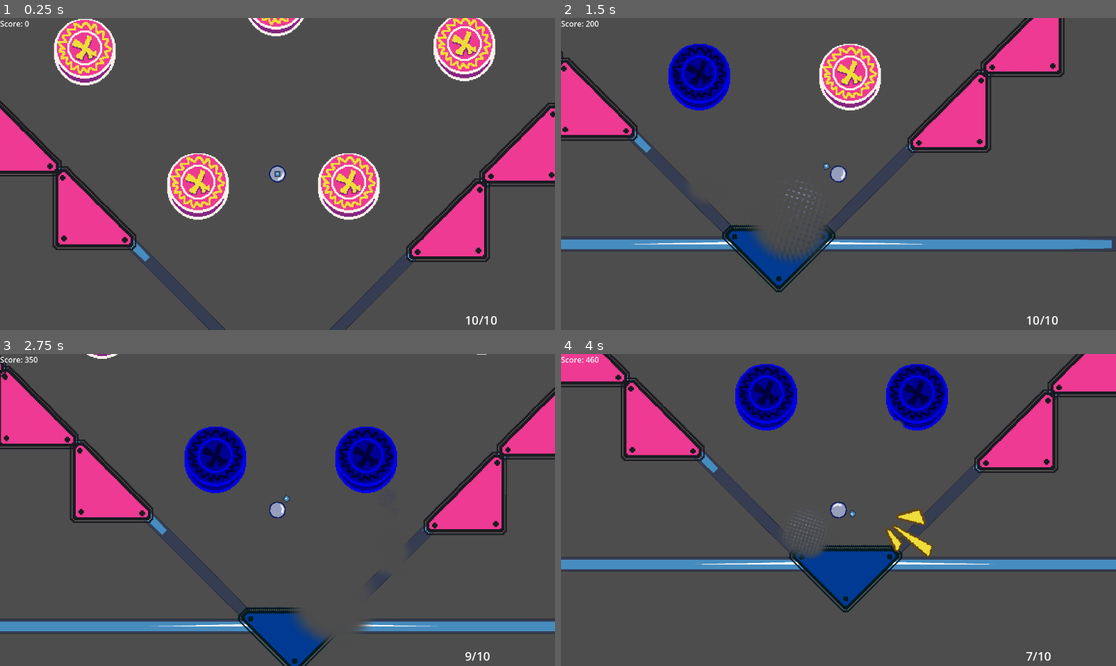
Above: before the commit, frames 1-4 (two rows, left to right).
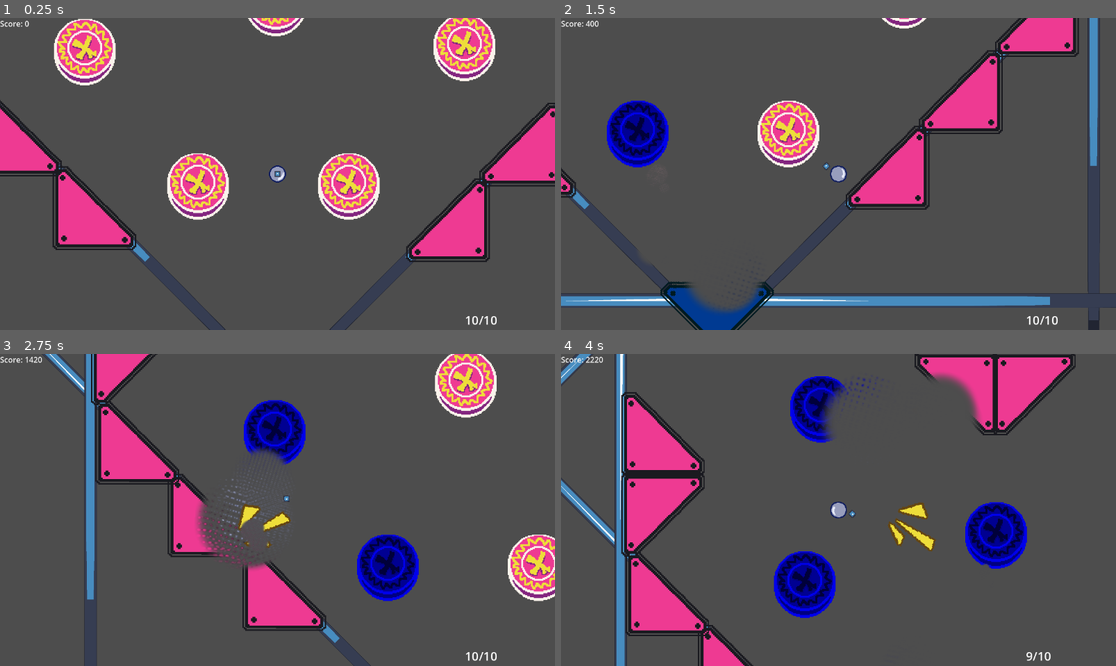
Above: after the commit, the same moments.

Repository: HjalteTagmose/Winball
Game: Godot game, scene res://scenes/main.tscn
Same seed, same stepped clock (60 frames per second), same inputs: the game is played once before the commit and once after it. The engine's default icon, where the game draws it, is replaced by a stand-in: a white triangle on a blue panel in a dark square.
Inputs (mouse positions are in pixels of both pictures, inside the frame that each line leads up to):
- Up to frame 1 (0.25 s): no input
- Up to frame 2 (1.5 s): tap Enter (ui_accept) at 0.5, 0.77 s; move the mouse to (1071, 320) at 0.52 s; tap Space (launch) at 0.6 s; move the mouse to (610, 27) at 1.27 s; tap S (aim_down) at 1.35 s
- Up to frame 3 (2.75 s): tap Enter (ui_accept) at 1.52 s; tap Space (launch) at 1.55, 2.3 s; move the mouse to (333, 441) at 2.02 s; tap A (aim_left) at 2.1 s
- Up to frame 4 (4 s): move the mouse to (810, 572) at 2.77 s; tap D (aim_right) at 2.85 s; tap Enter (ui_accept) at 3.02, 3.77 s; tap Space (launch) at 3.05, 3.8 s; move the mouse to (1005, 556) at 3.52 s; tap W (aim_up) at 3.6 s

The runs differ from the first frame. In frame 2, 26% of the frame differs, in the area x 0-100%, y 0-100%; in frame 3, 33%; in frame 4, 32%.

Commit message:
New exits

Diff:
--- /dev/null
+++ b/prefabs/Room props/exit.tscn
@@ -0,0 +1,16 @@
+[gd_scene load_steps=3 format=3 uid="uid://p5c72b14kda"]
+
+[ext_resource type="Script" uid="uid://wolxght5xpxr" path="res://scripts/rooms/room_exit.gd" id="1_5dr0n"]
+
+[sub_resource type="RectangleShape2D" id="RectangleShape2D_njsij"]
+size = Vector2(80, 20)
+
+[node name="Exit" type="Area2D"]
+collision_layer = 4
+collision_mask = 2
+script = ExtResource("1_5dr0n")
+
+[node name="CollisionShape2D" type="CollisionShape2D" parent="."]
+scale = Vector2(3, 1)
+shape = SubResource("RectangleShape2D_njsij")
+debug_color = Color(0.969563, 0.0144444, 0.451239, 0.42)
--- /dev/null
+++ b/prefabs/Singeltons/room_loader.tscn
@@ -0,0 +1,11 @@
+[gd_scene load_steps=4 format=3 uid="uid://bg03a5rh62oy5"]
+
+[ext_resource type="Script" uid="uid://byy3f8w3lbg2t" path="res://scripts/rooms/room_loader.gd" id="1_rwupa"]
+[ext_resource type="PackedScene" uid="uid://bgcnmju2c0r7w" path="res://prefabs/Rooms/starting_room.tscn" id="2_11qar"]
+[ext_resource type="PackedScene" uid="uid://ddnxaky5ipt7q" path="res://prefabs/Rooms/room_1.tscn" id="3_j3dd7"]
+
+[node name="RoomLoader" type="Node2D"]
+script = ExtResource("1_rwupa")
+roomCount = 1
+firstRoom = ExtResource("2_11qar")
+roomToSpawns = Array[PackedScene]([ExtResource("3_j3dd7")])
--- a/project.godot
+++ b/project.godot
@@ -19,6 +19,7 @@
 
 Global="*res://prefabs/Singeltons/global_node.tscn"
 GameCanvas="res://prefabs/Singeltons/game_canvas.tscn"
+RoomLoader="*res://prefabs/Singeltons/room_loader.tscn"
 
 [input]
 
--- a/scripts/Map props/Bumper.gd
+++ b/scripts/Map props/Bumper.gd
@@ -49,8 +49,6 @@
 
 
 func PlayParticle(collisionInfo: KinematicCollision2D):
-	print("KEKEKEKEKEE")
-
 	if(ParticleOnHit == null):
 		return
 
--- a/scripts/player/player.gd
+++ b/scripts/player/player.gd
@@ -30,7 +30,6 @@
 	body_entered.connect(onBodyEntered)
 
 func onBodyEntered(_body: Node):
-	print("BUMP")
 	handleBumpParticle()
 
 func handleLaunch() -> void:
@@ -101,10 +100,8 @@
 		print("shooting particle")
 	var instance: ParticleTrigger = shootParticle.instantiate()
 	instance.global_position = playerGun.global_position
-	# var globalPoint = instance.to_global(direction)
 
 	instance.rotation = direction.angle()
-	print("rotation", str(instance.rotation))
 	get_tree().root.add_child(instance)
 
 
--- a/scripts/rooms/room.gd
+++ b/scripts/rooms/room.gd
@@ -1,5 +1,4 @@
-extends Node2D
-class_name Room
+class_name Room extends Node2D
 
 @export var roomExit : RoomExit
 
--- a/scripts/rooms/room_exit.gd
+++ b/scripts/rooms/room_exit.gd
@@ -1,10 +1,17 @@
-extends Area2D
-class_name RoomExit
+class_name RoomExit extends Area2D
+
+signal exit_triggered(exit: RoomExit)
 
 # Called when the node enters the scene tree for the first time.
 func _ready() -> void:
+	body_entered.connect(onBodyEnter)
 	pass # Replace with function body.
 
+func onBodyEnter(body: Node2D):
+	if(body is not Player):
+		return
+
+	exit_triggered.emit(self)
 
 # Called every frame. 'delta' is the elapsed time since the previous frame.
 func _process(_delta: float) -> void:
--- a/scripts/rooms/room_loader.gd
+++ b/scripts/rooms/room_loader.gd
@@ -1,29 +1,40 @@
-extends Node2D
-
-class_name RoomLoader
+class_name RoomLoaderNode extends Node2D
 
 @export var roomCount : int = 10
 @export var firstRoom : PackedScene
 @export var roomToSpawns : Array[PackedScene] = []
 
+
+var triggeredExitsSet: Dictionary = {}
 var _nextSpawnPoint : Vector2 = Vector2.ZERO
+var _spawnedRooms : int = 0
 
 # Called when the node enters the scene tree for the first time.
 func _ready() -> void:
-	spawnRoom(firstRoom, 0)
+	_spawnRoom(firstRoom)
 
 	for n in range(0, roomCount):
-		spawnRoom(roomToSpawns.pick_random(), n+1) #+1 because we already spawned a set first room
+		_spawnRoom(roomToSpawns.pick_random()) #+1 because we already spawned a set first room
 	pass # Replace with function body.
 
 
-func spawnRoom(roomToSpawn: PackedScene, i: int) -> void:
+func _spawnRoom(roomToSpawn: PackedScene) -> void:
 	var spawned : Room = roomToSpawn.instantiate()
-	spawned.name = spawned.name + "_" + str(i)
+	spawned.name = spawned.name + "_" + str(_spawnedRooms)
+	_spawnedRooms += 1
 	add_child(spawned)
 	spawned.global_position = _nextSpawnPoint
 	var exit : RoomExit = spawned.roomExit
+	exit.exit_triggered.connect(roomExitHit)
 	_nextSpawnPoint = exit.global_position
+	print("Spawned " + spawned.name)
+
+func roomExitHit(exit: RoomExit):
+	print(triggeredExitsSet)
+	if(triggeredExitsSet.has(exit)):
+		return
+	triggeredExitsSet[exit] = true
+	_spawnRoom(roomToSpawns.pick_random())
 
 # Called every frame. 'delta' is the elapsed time since the previous frame.
 func _process(_delta: float) -> void:
